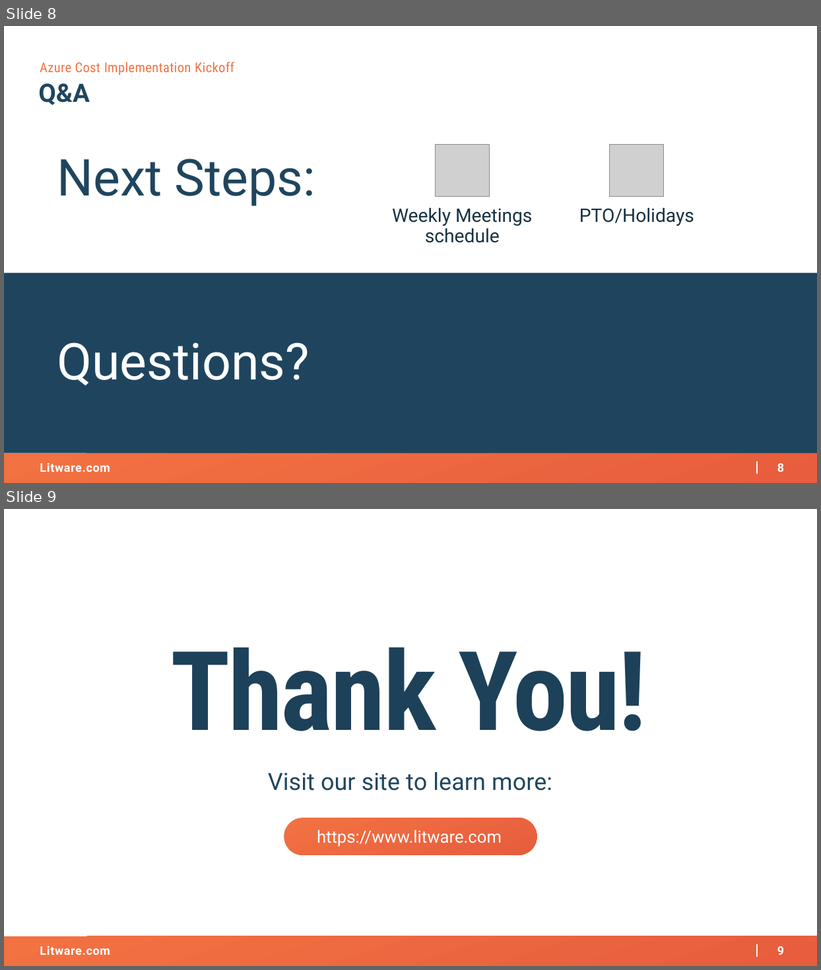
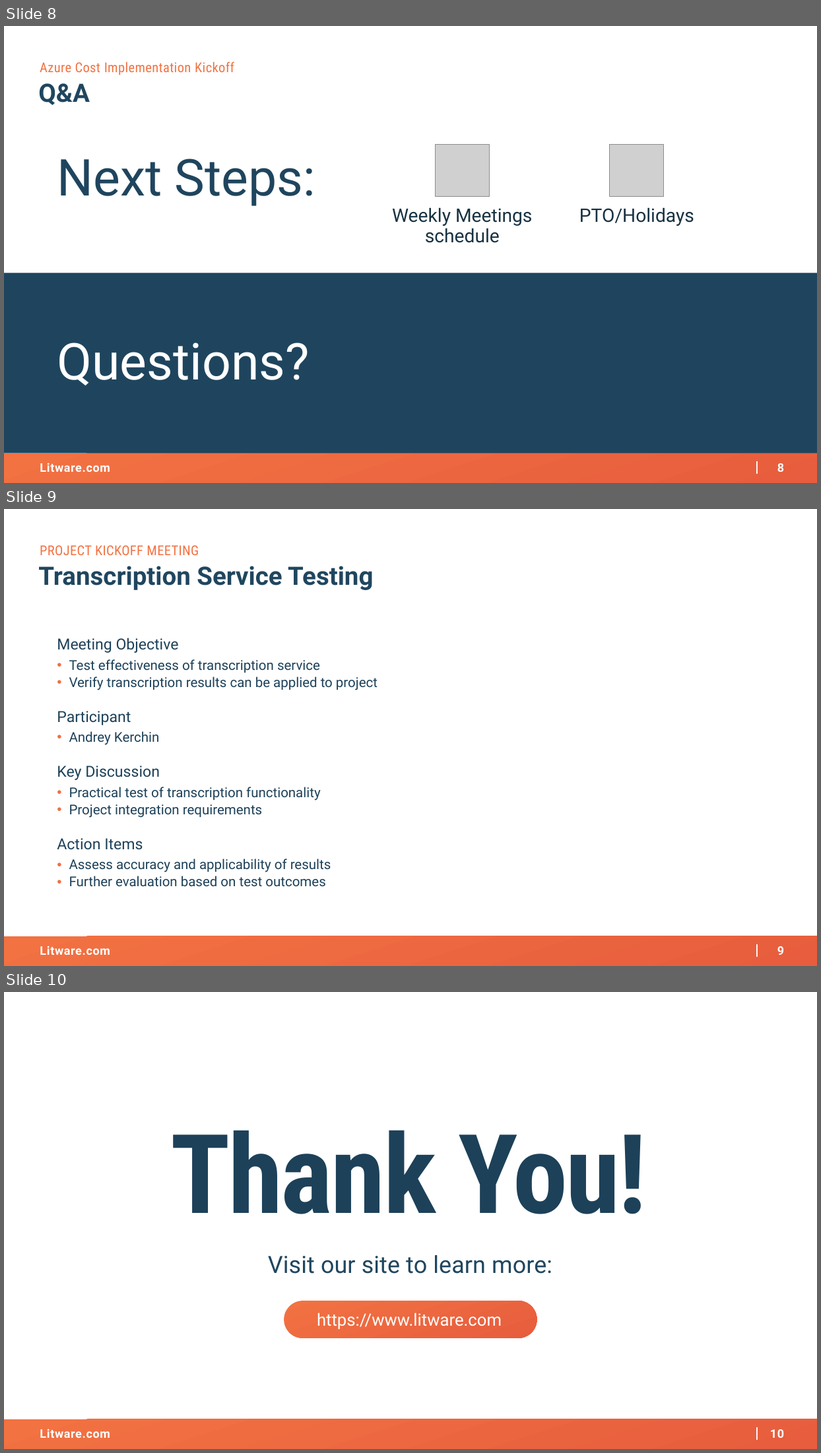
Before and after one commit to AKercha1/justtemporary, a slide deck: someproject/artifacts/kickoff-deck.pptx. Shown one above the other, each under a label of ours: slides 8 and 9 before the commit, slides 8, 9 and 10 after it. The pictures are 821x970 and 821x1453 pixels, drawn with LibreOffice and Linux fonts; fonts in the diff are those of the drawing; grey boxes stand for pictures; background and template pictures are left out. Boxes give left, top, right and bottom in pixels: in the first picture for what was removed or moved away, otherwise in the second. Text is boxed around its words. In the diff, an @@ line names an element or a change of style, - is before the commit and + after.

Commit message:
[someproject] Update artifacts/kickoff-deck.pptx

```diff
--- a/someproject/artifacts/kickoff-deck.pptx
+++ b/someproject/artifacts/kickoff-deck.pptx
@@ slide 9 added at <box>4,509,817,966</box>, background #FFFFFF; not listed: 4 template elements that a slide beside it also shows @@
@@ text added at <box>40,545,199,555</box>, 16 pt, text #F27242 @@
+PROJECT KICKOFF MEETING
@@ text added at <box>38,566,373,590</box>, 30 pt, text #20465F, bold @@
+Transcription Service Testing
@@ text added at <box>57,638,378,887</box>, 16 pt, text #1D4159 @@
+Meeting Objective
+• Test effectiveness of transcription service
+• Verify transcription results can be applied to project
+Participant
+• Andrey Kerchin
+Key Discussion
+• Practical test of transcription functionality
+• Project integration requirements
+Action Items
+• Assess accuracy and applicability of results
+• Further evaluation based on test outcomes
@@ what was slide 9 is now slide 10 @@
@@ page number at <box>770,1430,784,1438</box>: text changed @@
-9
+10
```
